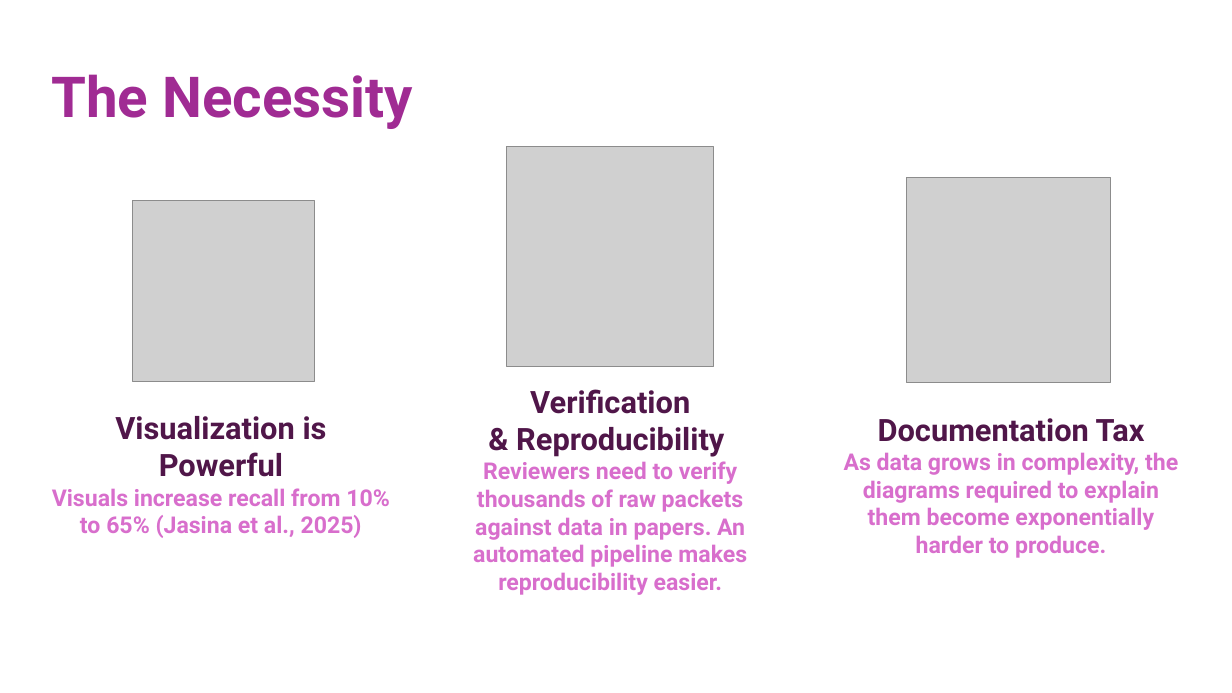
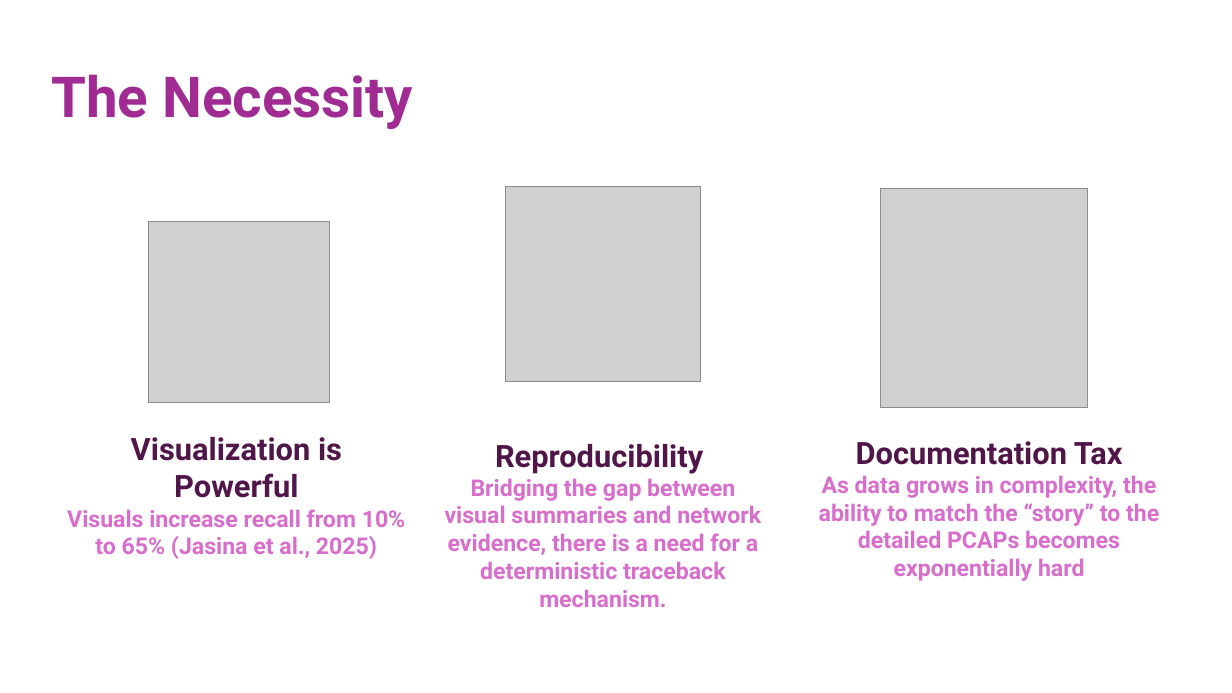
Before and after one commit to gshachar12/auto-diagram, a slide deck: slide 2 of Pcaplot_presentation.pptx. Drawn at 1232x693 pixels with LibreOffice and Linux fonts; fonts in the diff are those of the drawing; grey boxes stand for pictures. Boxes give left, top, right and bottom in pixels: in the first picture for what was removed or moved away, otherwise in the second. Text is boxed around its words. In the diff, an @@ line names an element or a change of style, - is before the commit and + after.

```diff
--- a/Pcaplot_presentation.pptx
+++ b/Pcaplot_presentation.pptx
@@ picture removed at bbox=[907, 177, 1111, 383] @@
@@ picture added at bbox=[506, 187, 701, 382] @@
@@ picture: place and size @@
-picture at bbox=[506, 147, 714, 366]
+picture at bbox=[881, 189, 1088, 408]
@@ picture: place and size @@
-picture at bbox=[133, 201, 315, 383]
+picture at bbox=[148, 221, 330, 403]
@@ text "Visualization is Powerful": place and size @@
-text "Visualization is Powerful" at bbox=[52, 416, 390, 538]
+text "Visualization is Powerful" at bbox=[67, 437, 406, 559]
@@ text at bbox=[445, 444, 761, 607]: text changed @@
-Verification
-& Reproducibility
-Reviewers need to verify thousands of raw packets against data in papers. An automated pipeline makes reproducibility easier.
+Reproducibility
+Bridging the gap between visual summaries and network evidence, there is a need for a deterministic traceback mechanism.
@@ text "Documentation Tax": place and size @@
-text "Documentation Tax" at bbox=[844, 418, 1178, 558]
+text "Documentation Tax" at bbox=[819, 441, 1159, 581]
@@ text at bbox=[819, 475, 1159, 581]: text changed @@
-As data grows in complexity, the diagrams required to explain them become exponentially harder to produce.
+As data grows in complexity, the ability to match the “story” to the detailed PCAPs becomes exponentially hard
```
Also in this commit, not shown: 12 other slides changed, 12 slides added, 16 slides removed, 30 other files.
